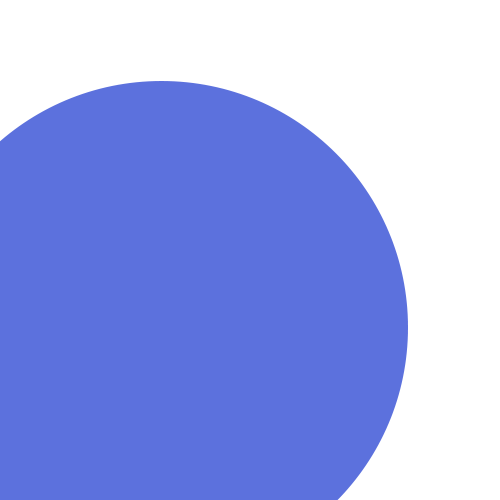
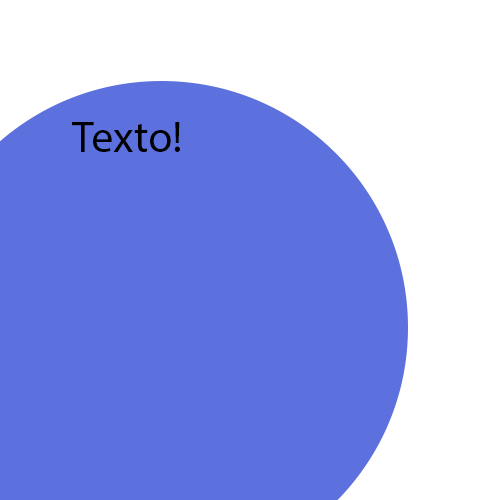
Comparing the layer stacks of the two w=500, h=500 images. Changes:
added layer "Texto!" above "Ellipse 2" over (72, 122, 180, 152)
